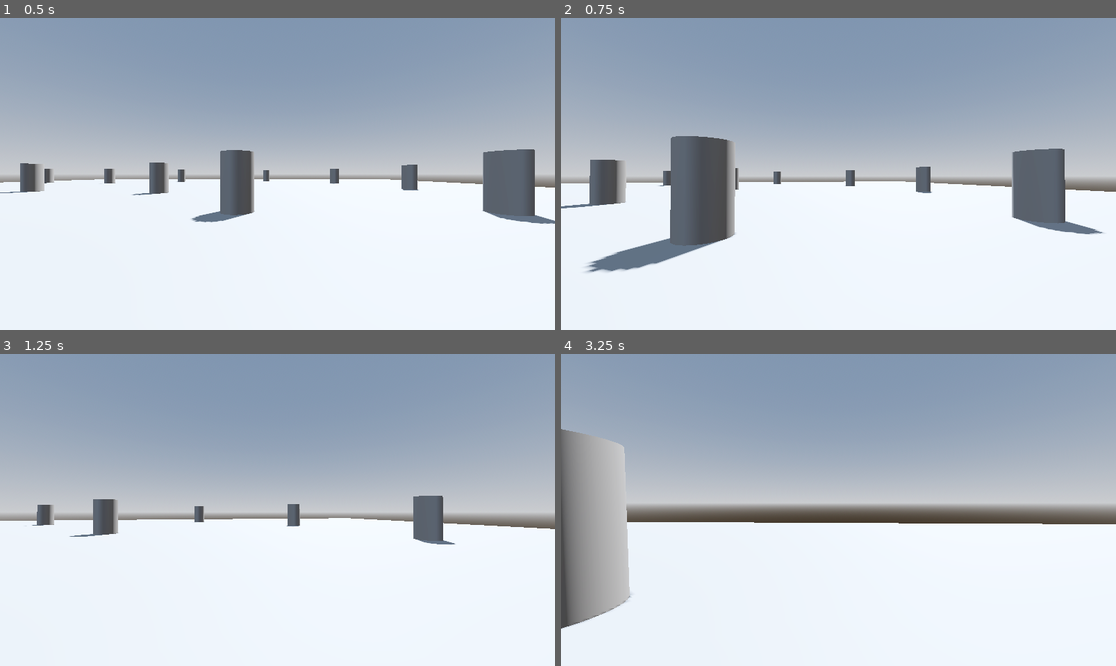
Above: before the commit, frames 1-4 (two rows, left to right).
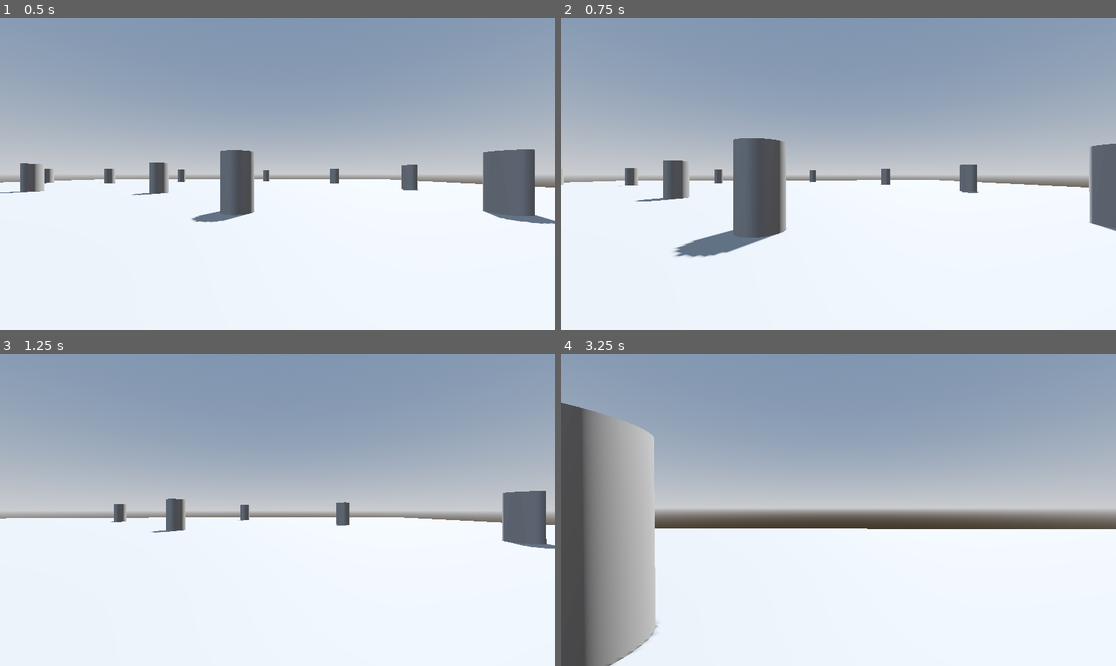
Above: after the commit, the same moments.

Repository: ao-rodrigues/simple-fpp
Game: Godot game, scene res://sandbox.tscn
The game is run twice, just before and just after one commit, with the same random seed, the same clock (stepped at 60 frames per second) and the same inputs.
Inputs (mouse positions are in pixels of both pictures, inside the frame that each line leads up to):
- Up to frame 1 (0.5 s): no input
- Up to frame 2 (0.75 s): tap Enter at 0.5 s; move the mouse to (866, 174) at 0.52 s; hold W (move_forward) from 0.53 s (still down); hold Shift (sprint) from 0.53 s (still down)
- Up to frame 3 (1.25 s): keep holding W (move_forward); keep holding Shift (sprint); click (305, 510) at 0.8 s
- Up to frame 4 (3.25 s): keep holding W (move_forward); move the mouse to (810, 510) at 1.27 s; release Shift (sprint) at 1.28 s; click (810, 510) at 1.35 s; tap Shift (sprint) at 1.55, 3.05 s; move the mouse to (849, 503) at 2.02 s; hold Shift (sprint) 2.03-2.78 s; click (849, 503) at 2.3 s; move the mouse to (832, 516) at 2.77 s; click (832, 516) at 2.85 s

Frame 1 is identical in both runs. In frame 2, 14% of the frame differs, in the area x 0-100%, y 37-82%; in frame 3, 4.3%; in frame 4, 17%, in the area x 0-100%, y 15-100%.

Commit message:
Improve input code to allow for usable sensitivity with gamepads

Diff:
--- a/player.gd
+++ b/player.gd
@@ -1,20 +1,17 @@
 extends CharacterBody3D
 
-const PITCH_MAX: float = 89.0
-const PITCH_MIN: float = -89.0
+const PITCH_MIN: float = -1.5
+const PITCH_MAX: float = 1.5
 
-@export var look_sensitivity: float = 0.2
+@export_range(1, 35, 1) var base_speed: float = 10
+@export_range(10, 400, 1) var acceleration: float = 100
+@export var sprint_multiplier: float = 1.3
 
-@export var base_speed: float = 10.0
-@export var sprint_multiplier: float = 1.3
-@export var acceleration: float = 100
+@export_range(0.1, 3.0, 0.1, "or_greater") var camera_sensitivity: float = 1
+@export_range(0.001, 0.01, 0.001) var mouse_camera_sensitivity_modifier: float = 0.001
 
 var _mouse_captured: bool
-
 var _look_dir: Vector2
-var _camera_yaw: float
-var _camera_pitch: float
-
 var _walk_vel: Vector3
 
 @onready var _camera: Camera3D = $CameraPivot/Camera
@@ -26,8 +23,13 @@
 func _unhandled_input(event: InputEvent) -> void:
 	if event is InputEventMouseMotion:
 		_look_dir = event.relative
-		if _mouse_captured: _rotate_camera()
-	elif Input.is_action_just_pressed(&"exit"):
+		if _mouse_captured:
+			_rotate_camera(mouse_camera_sensitivity_modifier)
+	if Input.is_action_pressed(&"capture_mouse"):
+		_capture_mouse()
+	if Input.is_action_pressed(&"release_mouse"):
+		_release_mouse()
+	if Input.is_action_pressed(&"exit"):
 		get_tree().quit()
 
 func _physics_process(delta: float) -> void:
@@ -41,6 +43,10 @@
 	Input.mouse_mode = Input.MOUSE_MODE_CAPTURED
 	_mouse_captured = true
 
+func _release_mouse() -> void:
+	Input.mouse_mode = Input.MOUSE_MODE_VISIBLE
+	_mouse_captured = false
+
 func _handle_joypad_camera_rotation(delta: float) -> void:
 	var joypad_dir: Vector2 = Input.get_vector(&"look_left", &"look_right", &"look_up", &"look_down")
 	if joypad_dir.length() > 0:
@@ -48,12 +54,10 @@
 		_rotate_camera()
 		_look_dir = Vector2.ZERO
 
-func _rotate_camera() -> void:
-	_camera_yaw = fmod(_camera_yaw - _look_dir.x * look_sensitivity, 360)
-	_camera_pitch = clamp(_camera_pitch - _look_dir.y * look_sensitivity, PITCH_MIN, PITCH_MAX)
-
-	_camera_pivot.rotation.y = deg_to_rad(_camera_yaw)
-	_camera.rotation.x = deg_to_rad(_camera_pitch)
+func _rotate_camera(sensitivity_modifier: float = 1) -> void:
+	_look_dir *= sensitivity_modifier
+	_camera_pivot.rotation.y -= _look_dir.x * camera_sensitivity
+	_camera.rotation.x = clamp(_camera.rotation.x - _look_dir.y * camera_sensitivity, PITCH_MIN, PITCH_MAX)
 
 func _walk(delta: float) -> Vector3:
 	var move_dir: Vector2 = Input.get_vector(&"move_left", &"move_right", &"move_forward", &"move_backwards")
--- a/project.godot
+++ b/project.godot
@@ -17,6 +17,16 @@
 
 [input]
 
+capture_mouse={
+"deadzone": 0.2,
+"events": [Object(InputEventMouseButton,"resource_local_to_scene":false,"resource_name":"","device":-1,"window_id":0,"alt_pressed":false,"shift_pressed":false,"ctrl_pressed":false,"meta_pressed":false,"button_mask":0,"position":Vector2(0, 0),"global_position":Vector2(0, 0),"factor":1.0,"button_index":1,"canceled":false,"pressed":false,"double_click":false,"script":null)
+]
+}
+release_mouse={
+"deadzone": 0.2,
+"events": [Object(InputEventKey,"resource_local_to_scene":false,"resource_name":"","device":-1,"window_id":0,"alt_pressed":false,"shift_pressed":false,"ctrl_pressed":false,"meta_pressed":false,"pressed":false,"keycode":0,"physical_keycode":4194305,"key_label":0,"unicode":0,"location":0,"echo":false,"script":null)
+]
+}
 move_forward={
 "deadzone": 0.2,
 "events": [Object(InputEventKey,"resource_local_to_scene":false,"resource_name":"","device":-1,"window_id":0,"alt_press …(192 unchanged characters)…
@@ -69,6 +79,6 @@
 }
 exit={
 "deadzone": 0.2,
-"events": [Object(InputEventKey,"resource_local_to_scene":false,"resource_name":"","device":-1,"window_id":0,"alt_pressed":false,"shift_pressed":false,"ctrl_pressed":false,"meta_pressed":fa …(125 unchanged characters)…
+"events": [Object(InputEventKey,"resource_local_to_scene":false,"resource_name":"","device":-1,"window_id":0,"alt_pressed":false,"shift_pressed":true,"ctrl_pressed":false,"meta_pressed":fa …(125 unchanged characters)…
 ]
 }
